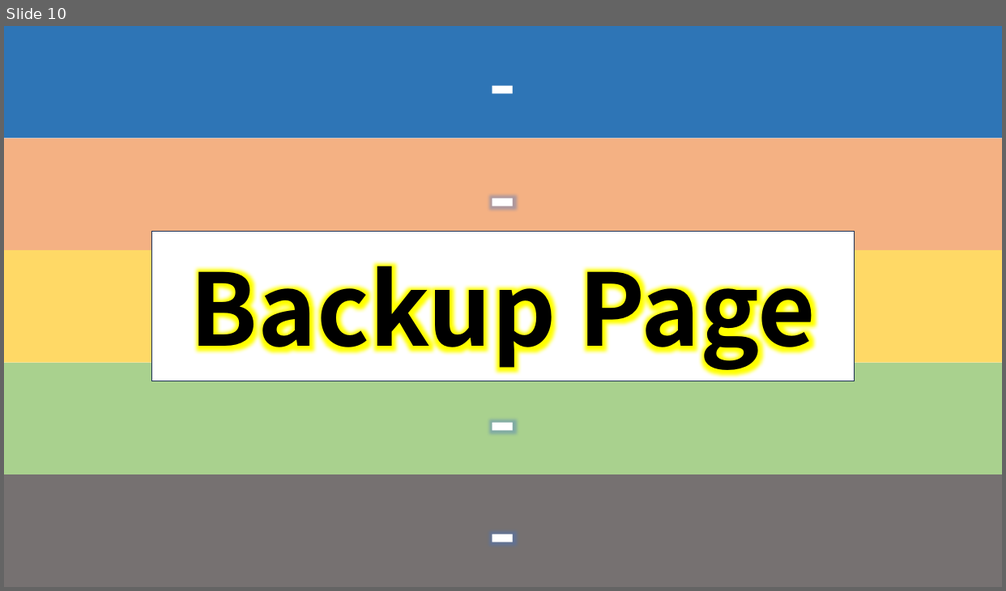
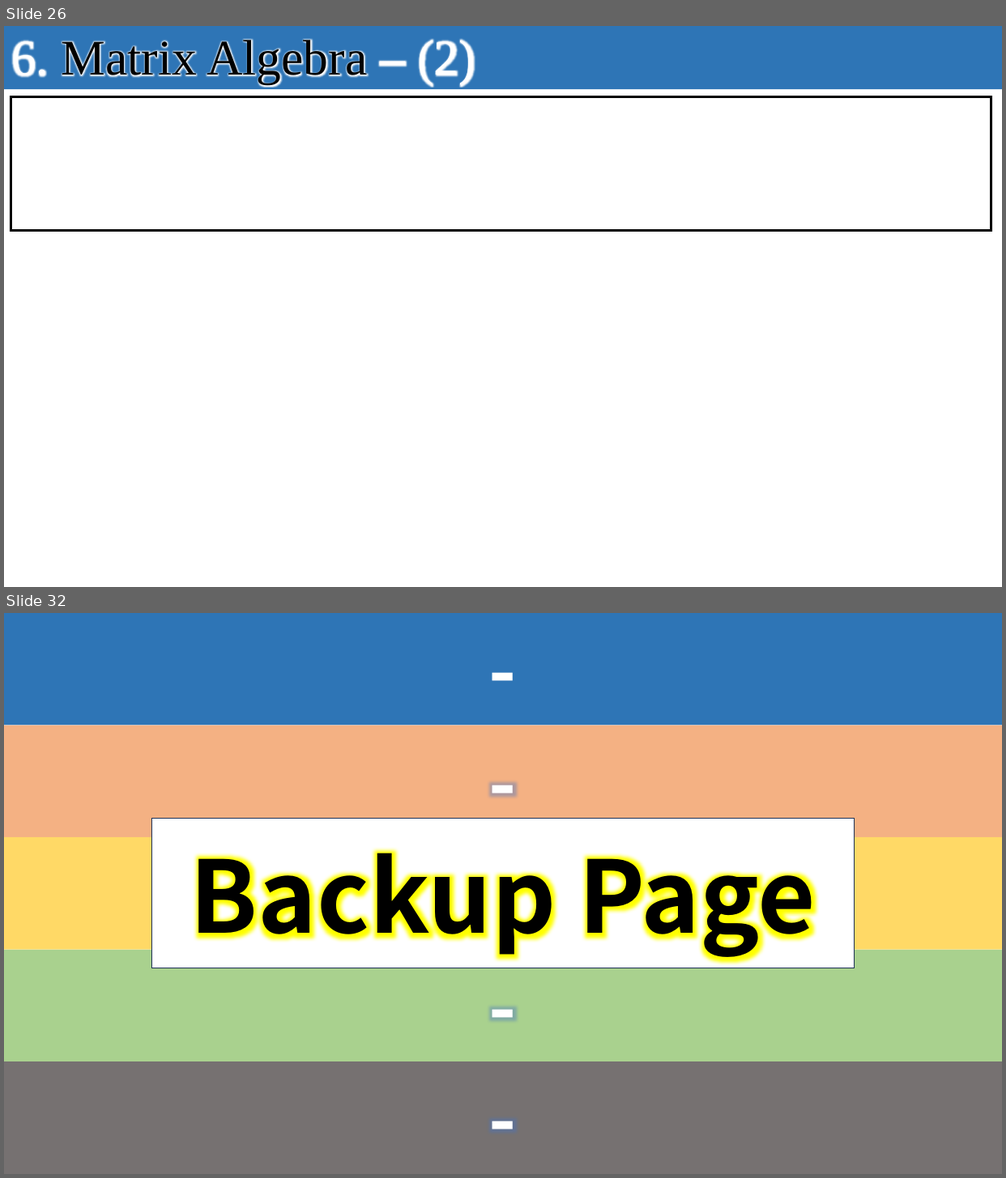
Before and after one commit to seonghokim/Study, a slide deck: Study Material/Linear Algebra.pptx. Shown one above the other, each under a label of ours: slide 10 before the commit, slides 26 and 32 after it; the slides between them are not shown. The pictures are 1006x591 and 1006x1178 pixels, drawn with LibreOffice and Linux fonts; fonts in the diff are those of the drawing; background and template pictures are left out. Boxes give left, top, right and bottom in pixels: in the first picture for what was removed or moved away, otherwise in the second. Text is boxed around its words. In the diff, an @@ line names an element or a change of style, - is before the commit and + after.

Commit message:
20240420_Recap Linear Algebra
In progress: Linear Algebra

```diff
--- a/Study Material/Linear Algebra.pptx
+++ b/Study Material/Linear Algebra.pptx
@@ slide 26 added at [4, 26, 1002, 587], background #FFFFFF @@
@@ rectangle added at [4, 26, 1002, 89], fill #404040 @@
@@ rectangle added at [4, 26, 1002, 90], fill #2E75B6, 48 pt, text #000000 @@
+6. Matrix Algebra – (2)
@@ table added at [10, 97, 991, 230], 1 rows, 1 columns @@
+
@@ what was slide 10 is now slide 32 @@
```
Also in this commit, not shown: 3 slides changed, 23 other slides added.
